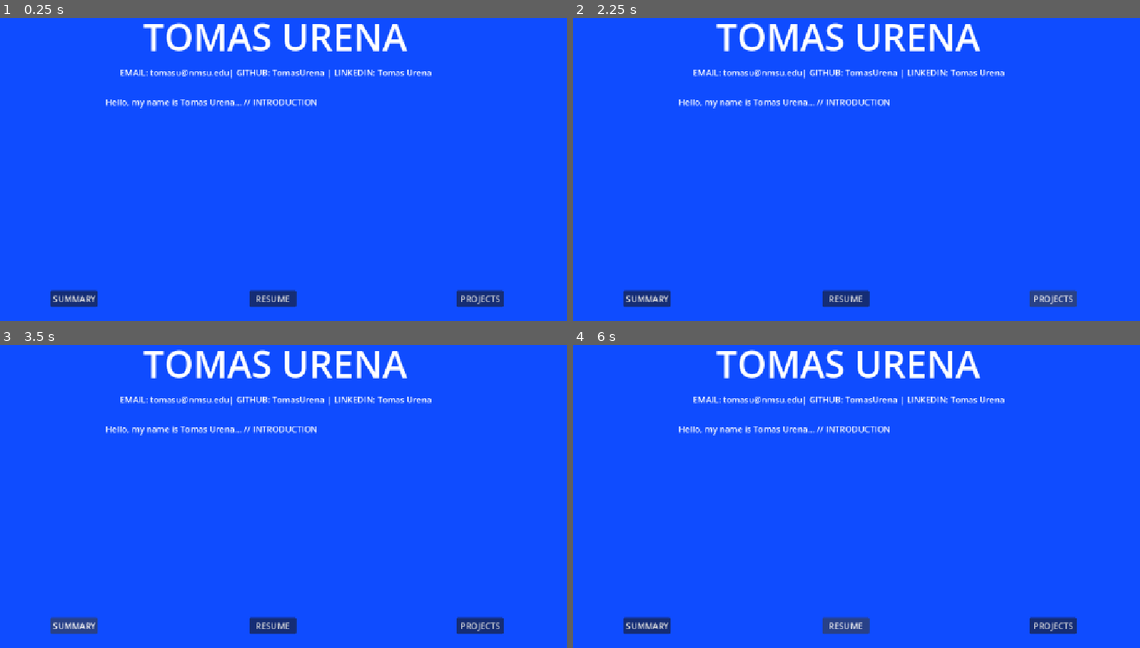
Above: before the commit, frames 1-4 (two rows, left to right).
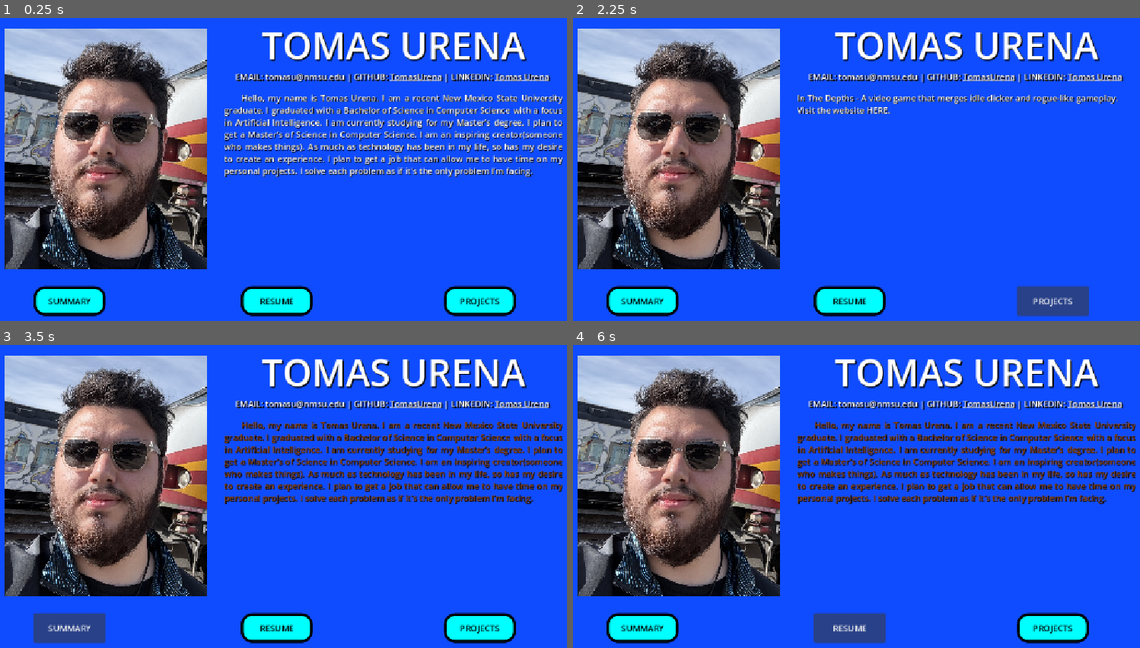
Above: after the commit, the same moments.

Repository: TomasUrena/Portfolio-TomasUrena
Game: Godot game, scene res://main.tscn
Same seed, same stepped clock (60 frames per second), same inputs: the game is played once before the commit and once after it.
Inputs:
- Up to frame 1 (0.25 s): no input
- Up to frame 2 (2.25 s): click "SUMMARY" at 0.5 s; click "RESUME" at 1.25 s; click "PROJECTS" at 2 s
- Up to frame 3 (3.5 s): click "SUMMARY" at 2.75 s
- Up to frame 4 (6 s): click "RESUME" at 3.5 s; click "PROJECTS" at 4.25 s; click "SUMMARY" at 5 s; click "RESUME" at 5.75 s

The runs differ from the first frame. In frame 1, 44% of the frame differs, in the area x 0-100%, y 1-99%; in frame 2, 38%; in frame 3, 44%; in frame 4, 44%.

Commit message:
Finished the intro to the portfolio.

Diff:
--- a/portfolio-tomas-urena/main.gd
+++ b/portfolio-tomas-urena/main.gd
@@ -1,8 +1,11 @@
 extends Node2D
 
+var colors = [Color.RED,Color.YELLOW,Color.AQUA,Color.GREEN,Color.PURPLE,Color.BLACK,Color.WHITE,Color.SADDLE_BROWN,Color.HOT_PINK]
 
 # Called when the node enters the scene tree for the first time.
 func _ready() -> void:
+	$PROJECT_LIST.visible = false
+	$SUMMARY.visible = true
 	pass # Replace with function body.
 
 
@@ -17,8 +20,27 @@
 
 
 func _on_resume_button_pressed() -> void:
-	# For a local file inside res:// or user:// /Users/tomasurena/Desktop/CS_371/cs371-fa2023-individual-TomasUrena/Portfolio-TomasUrena/portfolio-tomas-urena/RESUME_TWO\ copy.pdf
-	# file:///Users/tomasurena/Desktop/CS_371/cs371-fa2023-individual-TomasUrena/Portfolio-TomasUrena/portfolio-tomas-urena/RESUME.pdf
-	var pdf_path = ProjectSettings.globalize_path("res://path/to/RESUME.pdf")
-	OS.shell_open(pdf_path)
+	if OS.has_feature("web"):
+		JavaScriptBridge.eval(
+			"window.open('pdfs/RESUME.pdf', '_blank');")
+	else:
+		OS.shell_open("res://pdfs/RESUME.pdf")
 	pass # Replace with function body.
+
+
+func _on_summary_button_pressed() -> void:
+	if $PROJECT_LIST.visible:
+		$PROJECT_LIST.visible = false
+		$SUMMARY.visible = true
+	else:
+		$SUMMARY.add_theme_color_override("default_color", colors.pick_random())
+	pass # Replace with function body.
+
+
+func _on_projects_button_pressed() -> void:
+	if $SUMMARY.visible:
+		$SUMMARY.visible = false
+		$PROJECT_LIST.visible = true
+	else:
+		$PROJECT_LIST.add_theme_color_override("default_color", colors.pick_random())
+	pass # Replace with function body.
--- a/portfolio-tomas-urena/main.tscn
+++ b/portfolio-tomas-urena/main.tscn
@@ -1,6 +1,46 @@
 [gd_scene format=3 uid="uid://iiifdqggt6mc"]
 
 [ext_resource type="Script" uid="uid://dk5jfhd878hlt" path="res://main.gd" id="1_ig7tw"]
+[ext_resource type="Texture2D" uid="uid://bcin8idw1vp5x" path="res://photo.jpg" id="2_0xm2m"]
+
+[sub_resource type="StyleBoxFlat" id="StyleBoxFlat_ig7tw"]
+bg_color = Color(0, 1, 1, 1)
+border_width_left = 5
+border_width_top = 5
+border_width_right = 5
+border_width_bottom = 5
+border_color = Color(0, 0, 0, 1)
+corner_radius_top_left = 20
+corner_radius_top_right = 20
+corner_radius_bottom_right = 20
+corner_radius_bottom_left = 20
+
+[sub_resource type="StyleBoxFlat" id="StyleBoxFlat_0xm2m"]
+bg_color = Color(0, 1, 1, 1)
+border_width_left = 5
+border_width_top = 5
+border_width_right = 5
+border_width_bottom = 5
+border_color = Color(0, 0, 0, 1)
+corner_radius_top_left = 20
+corner_radius_top_right = 20
+corner_radius_bottom_right = 20
+corner_radius_bottom_left = 20
+
+[sub_resource type="StyleBoxFlat" id="StyleBoxFlat_h2yge"]
+bg_color = Color(0, 1, 1, 1)
+border_width_left = 5
+border_width_top = 5
+border_width_right = 5
+border_width_bottom = 5
+border_color = Color(0, 0, 0, 1)
+corner_radius_top_left = 20
+corner_radius_top_right = 20
+corner_radius_bottom_right = 20
+corner_radius_bottom_left = 20
+
+[sub_resource type="StyleBoxFlat" id="StyleBoxFlat_1bvp3"]
+bg_color = Color(0.6, 0.6, 0.6, 0)
 
 [node name="MAIN" type="Node2D" unique_id=1070797082]
 script = ExtResource("1_ig7tw")
@@ -9,53 +49,94 @@
 offset_right = 1152.0
 offset_bottom = 648.0
 color = Color(0.059289254, 0.29602626, 1, 1)
+metadata/_edit_lock_ = true
+
+[node name="PHOTO" type="TextureRect" parent="." unique_id=2011682651]
+offset_left = 64.0
+offset_top = 64.0
+offset_right = 3903.9995
+offset_bottom = 4623.9995
+scale = Vector2(0.1, 0.1)
+texture = ExtResource("2_0xm2m")
+metadata/_edit_lock_ = true
 
 [node name="TITLE" type="Label" parent="." unique_id=1393823323]
-offset_top = 32.0
+offset_left = 448.0
+offset_top = 48.0
 offset_right = 1154.0
-offset_bottom = 129.0
+offset_bottom = 145.0
+theme_override_colors/font_shadow_color = Color(0, 0, 0, 1)
+theme_override_constants/shadow_offset_x = 2
+theme_override_constants/shadow_offset_y = 2
 theme_override_font_sizes/font_size = 70
 text = "TOMAS URENA"
 horizontal_alignment = 1
+metadata/_edit_lock_ = true
+
+[node name="CONTACT" type="RichTextLabel" parent="." unique_id=1362871484]
+offset_left = 448.0
+offset_top = 144.0
+offset_right = 1152.0
+offset_bottom = 200.0
+theme_override_colors/font_shadow_color = Color(0, 0, 0, 1)
+theme_override_constants/shadow_outline_size = 2
+theme_override_constants/shadow_offset_x = 2
+bbcode_enabled = true
+text = "EMAIL: tomasu@nmsu.edu | GITHUB: [url=https://github.com/TomasUrena]TomasUrena[/url] | LINKEDIN: [url=https://www.linkedin.com/in/tomas-urena-1687833a2/]Tomas Urena[/url] "
+horizontal_alignment = 1
+metadata/_edit_lock_ = true
 
 [node name="SUMMARY_BUTTON" type="Button" parent="." unique_id=1321702476]
-offset_left = 152.0
-offset_top = 560.0
-offset_right = 241.0
-offset_bottom = 591.0
+offset_left = 120.0
+offset_top = 552.0
+offset_right = 256.0
+offset_bottom = 608.0
+theme_override_colors/font_color = Color(0, 0, 0, 1)
+theme_override_styles/normal = SubResource("StyleBoxFlat_ig7tw")
 text = "SUMMARY"
 
 [node name="RESUME_BUTTON" type="Button" parent="." unique_id=1396397235]
-offset_left = 528.0
-offset_top = 560.0
-offset_right = 617.0
-offset_bottom = 591.0
+offset_left = 512.0
+offset_top = 552.0
+offset_right = 648.0
+offset_bottom = 608.0
+theme_override_colors/font_color = Color(0, 0, 0, 1)
+theme_override_styles/normal = SubResource("StyleBoxFlat_0xm2m")
 text = "RESUME"
 
 [node name="PROJECTS_BUTTON" type="Button" parent="." unique_id=1991638982]
-offset_left = 920.0
-offset_top = 560.0
-offset_right = 1009.0
-offset_bottom = 591.0
+offset_left = 896.0
+offset_top = 552.0
+offset_right = 1032.0
+offset_bottom = 608.0
+theme_override_colors/font_color = Color(0, 0, 0, 1)
+theme_override_styles/normal = SubResource("StyleBoxFlat_h2yge")
 text = "PROJECTS"
 
 [node name="SUMMARY" type="RichTextLabel" parent="." unique_id=1199138805]
-offset_left = 256.0
-offset_top = 192.0
-offset_right = 896.0
-offset_bottom = 512.0
-text = "Hello, my name is Tomas Urena... // INTRODUCTION"
+offset_left = 480.0
+offset_top = 184.0
+offset_right = 1120.0
+offset_bottom = 504.0
+theme_override_colors/font_shadow_color = Color(0, 0, 0, 1)
+theme_override_styles/normal = SubResource("StyleBoxFlat_1bvp3")
+text = "     Hello, my name is Tomas Urena. I am a recent New Mexico State University graduate. I graduated with a Bachelor of Science in Computer Science with a focus in Artificial Intelligence. I am currently studying for my Master’s degree. I plan to get a Master’s of Science in Computer Science. I am an inspiring creator(someone who makes things). As much as technology has been in my life, so has my desire to create an experience. I plan to get a job that can allow me to have time on my personal projects. I solve each problem as if it's the only problem I’m facing."
+horizontal_alignment = 3
+metadata/_edit_lock_ = true
 
-[node name="CONTACT" type="RichTextLabel" parent="." unique_id=1362871484]
-offset_left = 40.0
-offset_top = 136.0
+[node name="PROJECT_LIST" type="RichTextLabel" parent="." unique_id=2102898593]
+offset_left = 480.0
+offset_top = 184.0
 offset_right = 1120.0
-offset_bottom = 192.0
+offset_bottom = 504.0
+theme_override_colors/font_shadow_color = Color(0, 0, 0, 1)
+theme_override_styles/normal = SubResource("StyleBoxFlat_1bvp3")
 bbcode_enabled = true
-text = "EMAIL: tomasu@nmsu.edu| GITHUB: [url=https://github.com/TomasUrena]TomasUrena[/url] | LINKEDIN: [url=https://www.linkedin.com/in/tomas-urena-1687833a2/]Tomas Urena[/url] "
-horizontal_alignment = 1
+text = "In The Depths - A video game that merges idle clicker and rogue-like gameplay. Visit the website [url=https://gremloid.github.io/In-The-Depths-Website/]HERE[/url].
+"
 
-[node name="Sprite2D" type="Sprite2D" parent="." unique_id=1000200490]
-
+[connection signal="meta_clicked" from="CONTACT" to="." method="_on_contact_meta_clicked"]
+[connection signal="pressed" from="SUMMARY_BUTTON" to="." method="_on_summary_button_pressed"]
 [connection signal="pressed" from="RESUME_BUTTON" to="." method="_on_resume_button_pressed"]
-[connection signal="meta_clicked" from="CONTACT" to="." method="_on_contact_meta_clicked"]
+[connection signal="pressed" from="PROJECTS_BUTTON" to="." method="_on_projects_button_pressed"]
+[connection signal="meta_clicked" from="PROJECT_LIST" to="." method="_on_contact_meta_clicked"]
Binary file added: portfolio-tomas-urena/RESUME.jpg
Not shown, added: portfolio-tomas-urena/RESUME.jpg.import
Not shown, added: portfolio-tomas-urena/export_presets.cfg
Binary file added: portfolio-tomas-urena/photo.jpg
Not shown, added: portfolio-tomas-urena/photo.jpg.import
Not shown, added: index.apple-touch-icon.png
Not shown, added: index.audio.position.worklet.js
Not shown, added: index.audio.worklet.js
Not shown, added: index.icon.png
Not shown, added: index.js
Not shown, added: index.pck
Not shown, added: index.png
(and 3 more such lines)
